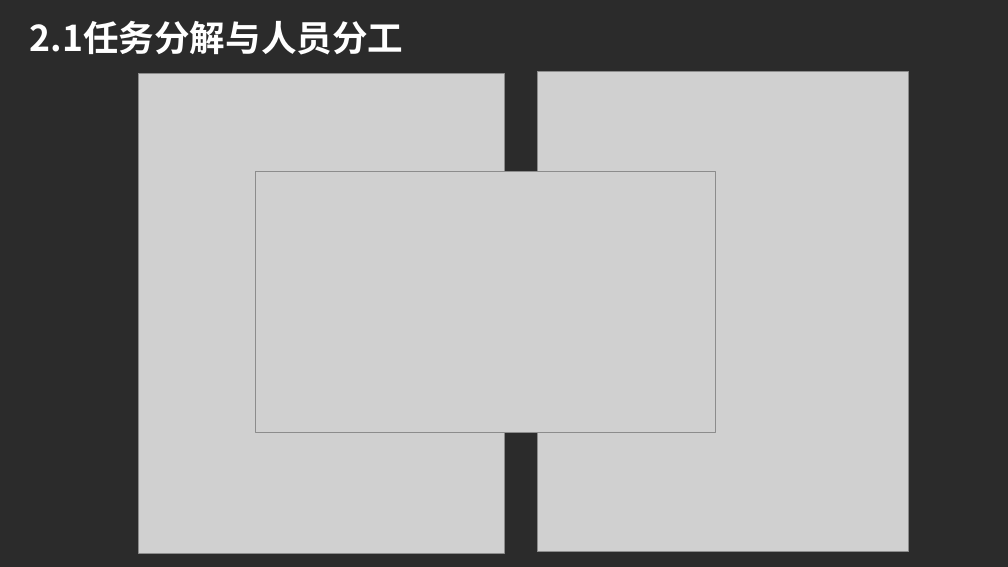
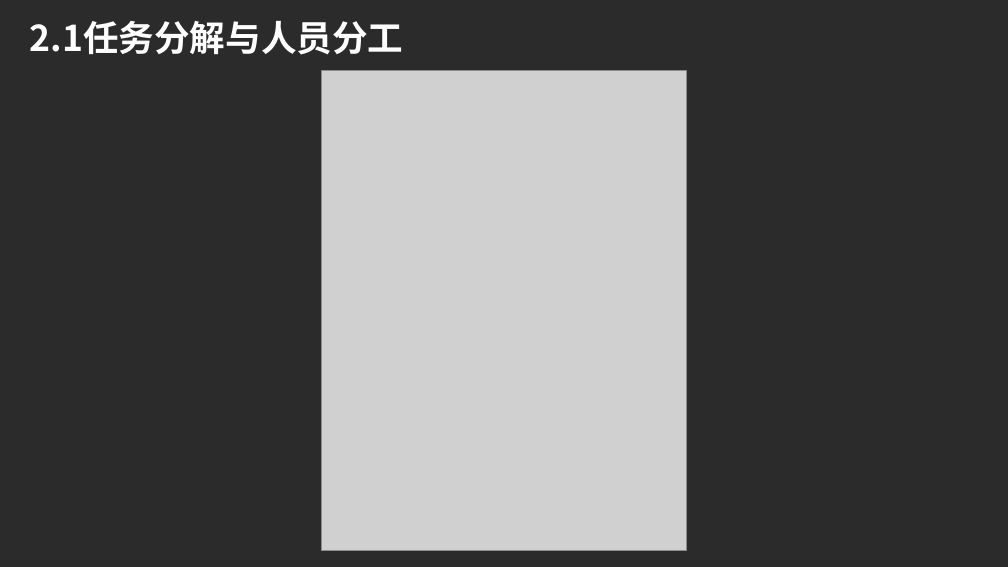
Before and after one commit to SE-2018-G01/TimeNote, a slide deck: slide 9 of SE2018春-G01-项目计划.pptx. Drawn at 1008x567 pixels with LibreOffice and Linux fonts; fonts in the diff are those of the drawing; grey boxes stand for pictures; background and template pictures are left out; a plain dark background stands for a picture behind light text. Boxes give left, top, right and bottom in pixels: in the first picture for what was removed or moved away, otherwise in the second. Text is boxed around its words. In the diff, an @@ line names an element or a change of style, - is before the commit and + after.

```diff
--- a/SE2018春-G01-项目计划.pptx
+++ b/SE2018春-G01-项目计划.pptx
@@ picture: place and size @@
-picture at (138, 74, 504, 554)
+picture at (322, 70, 687, 550)
@@ picture removed at (537, 72, 908, 552) @@
@@ picture removed at (255, 172, 715, 433) @@
```
Also in this commit, not shown: 11 other slides changed, 1 slide added, 2 slides removed, 4 other files.
